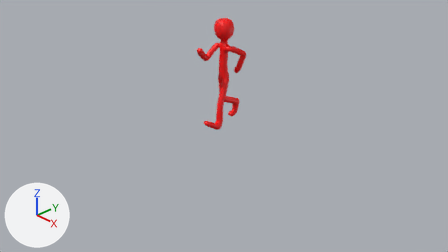
A saved change to the Blender file art/blender/stickman.blend.
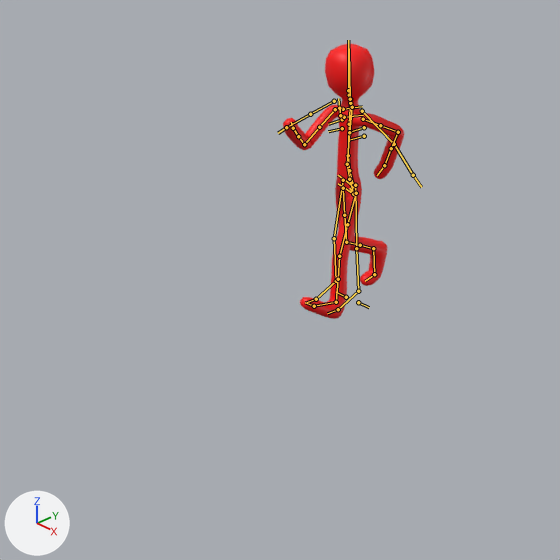
Each version is shown from the file's camera 'Camera', then close up on the part from 18% to 69% of the width and 0% to 90% of the height. Lighting does not change. The marker at lower left points along +X, +Y and +Z. Both versions are drawn at frame 1 of the action 'Walk'; the numbers are the values there. The bones that bend it are drawn over the model as lines in the close-ups.

The first close-up shows 'Skin'.
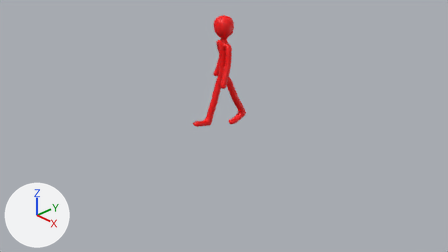
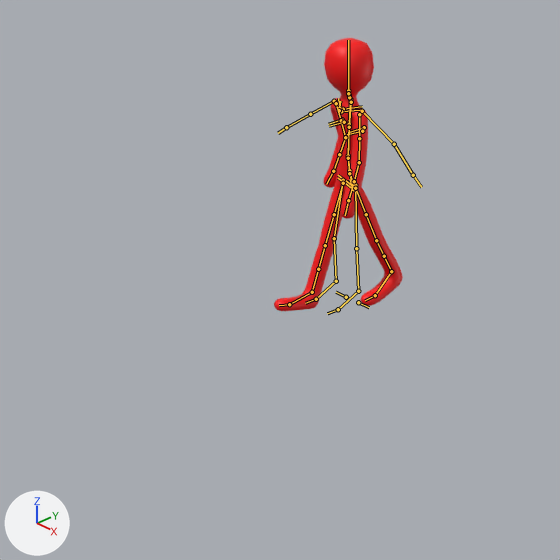
Changed parts and their boxes (x1, y1, x2, y2) in the close-ups (560 x 560 px):
'Skin', posed (7% wider)
    before: (283, 44, 404, 319)
    after: (274, 38, 403, 311)

What changed in the scene script:
```text
Change bone_torso:
    where bone_torso = bpy.data.objects['rig'].pose.bones['torso']  # child of 'MCH-torso.parent'
    bone_torso.location: (0.0, 0.0, -0.059) -> (0.0, 0.0, -0.02)
    bone_torso.rotation_quaternion: (1.0, 0.026, 0.0, 0.0) -> (1.0, 0.0, 0.0, 0.0)  # degrees (3, 0, 0) -> degrees (0, 0, 0)
Change bone_thigh_ik_l:
    where bone_thigh_ik_l = bpy.data.objects['rig'].pose.bones['thigh_ik.L']  # child of 'MCH-thigh_ik_swing.L'
    bone_thigh_ik_l.rotation_euler: (0.0, 0.628, 0.0) -> (0.0, 0.0, 0.0)  # degrees (0, 36, 0) -> degrees (0, 0, 0)
Change bone_thigh_ik_r:
    where bone_thigh_ik_r = bpy.data.objects['rig'].pose.bones['thigh_ik.R']  # child of 'MCH-thigh_ik_swing.R'
    bone_thigh_ik_r.rotation_euler: (0.0, -0.733, 0.0) -> (0.0, 0.0, 0.0)  # degrees (0, -42, 0) -> degrees (0, 0, 0)
Change bone_spine_fk_002:
    where bone_spine_fk_002 = bpy.data.objects['rig'].pose.bones['spine_fk.002']  # child of 'MCH-spine.002'
    bone_spine_fk_002.rotation_quaternion: (0.999, -0.051, 0.0, 0.0) -> (1.0, 0.0, 0.0, 0.0)  # degrees (-6, 0, 0) -> degrees (0, 0, 0)
Change bone_spine_fk_003:
    where bone_spine_fk_003 = bpy.data.objects['rig'].pose.bones['spine_fk.003']  # child of 'MCH-spine.003'
    bone_spine_fk_003.rotation_quaternion: (1.0, 0.0, 0.0, 0.0) -> (0.997, 0.0, -0.072, -0.006)  # degrees (0, 0, 0) -> degrees (0, -8, -1)
Change bone_head:
    where bone_head = bpy.data.objects['rig'].pose.bones['head']  # child of 'MCH-ROT-head'
    bone_head.rotation_quaternion: (1.0, -0.013, 0.0, 0.0) -> (1.0, 0.0, 0.0, 0.0)  # degrees (-1, 0, 0) -> degrees (0, 0, 0)
Change bone_upper_arm_fk_l:
    where bone_upper_arm_fk_l = bpy.data.objects['rig'].pose.bones['upper_arm_fk.L']  # child of 'MCH-upper_arm_parent.L'
    bone_upper_arm_fk_l.rotation_quaternion: (0.789, -0.36, 0.311, -0.389) -> (0.912, 0.163, -0.033, -0.376)  # degrees (-56, 12, -59) -> degrees (19, 4, -44)
Change bone_forearm_fk_l:
    where bone_forearm_fk_l = bpy.data.objects['rig'].pose.bones['forearm_fk.L']  # child of 'upper_arm_fk.L'
    bone_forearm_fk_l.rotation_quaternion: (0.842, 0.53, 0.01, -0.098) -> (0.999, 0.038, -0.006, 0.007)  # degrees (64, 7, -9) -> degrees (4, -1, 1)
Change bone_hand_fk_l:
    where bone_hand_fk_l = bpy.data.objects['rig'].pose.bones['hand_fk.L']  # child of 'MCH-hand_fk.L'
    bone_hand_fk_l.rotation_quaternion: (0.99, 0.021, -0.036, -0.135) -> (1.0, 0.0, 0.0, 0.0)  # degrees (3, -4, -16) -> degrees (0, 0, 0)
Change bone_upper_arm_fk_r:
    where bone_upper_arm_fk_r = bpy.data.objects['rig'].pose.bones['upper_arm_fk.R']  # child of 'MCH-upper_arm_parent.R'
    bone_upper_arm_fk_r.rotation_quaternion: (0.798, 0.447, 0.204, 0.349) -> (0.909, -0.066, -0.126, 0.393)  # degrees (59, 1, 48) -> degrees (-13, -10, 48)
Change bone_forearm_fk_r:
    where bone_forearm_fk_r = bpy.data.objects['rig'].pose.bones['forearm_fk.R']  # child of 'upper_arm_fk.R'
    bone_forearm_fk_r.rotation_quaternion: (0.769, 0.596, -0.226, -0.054) -> (0.973, 0.223, 0.039, -0.04)  # degrees (79, -16, -22) -> degrees (26, 5, -3)
Change bone_hand_fk_r:
    where bone_hand_fk_r = bpy.data.objects['rig'].pose.bones['hand_fk.R']  # child of 'MCH-hand_fk.R'
    bone_hand_fk_r.rotation_quaternion: (0.993, 0.102, -0.047, 0.041) -> (0.992, 0.119, 0.018, -0.02)  # degrees (12, -6, 4) -> degrees (14, 2, -2)
Change bone_foot_ik_l:
    where bone_foot_ik_l = bpy.data.objects['rig'].pose.bones['foot_ik.L']  # child of 'MCH-foot_ik.parent.L'
    bone_foot_ik_l.location: (0.0, -0.221, -0.015) -> (0.0, 0.337, 0.047)
    bone_foot_ik_l.rotation_quaternion: (0.959, -0.283, 0.0, 0.0) -> (0.987, 0.161, 0.0, 0.0)  # degrees (-33, 0, 0) -> degrees (18, 0, 0)
Change bone_toe_ik_l:
    where bone_toe_ik_l = bpy.data.objects['rig'].pose.bones['toe_ik.L']  # child of 'MCH-toe_ik_parent.L'
    bone_toe_ik_l.rotation_quaternion: (1.0, 0.0, 0.0, 0.0) -> (0.993, 0.121, 0.0, 0.0)  # degrees (0, 0, 0) -> degrees (14, 0, 0)
Change bone_foot_ik_r:
    where bone_foot_ik_r = bpy.data.objects['rig'].pose.bones['foot_ik.R']  # child of 'MCH-foot_ik.parent.R'
    bone_foot_ik_r.location: (0.0, 0.384, 0.143) -> (0.0, -0.258, -0.052)
    bone_foot_ik_r.rotation_quaternion: (0.816, 0.578, 0.0, 0.0) -> (0.992, -0.124, 0.0, 0.0)  # degrees (71, 0, 0) -> degrees (-14, 0, 0)
Change bone_toe_ik_r:
    where bone_toe_ik_r = bpy.data.objects['rig'].pose.bones['toe_ik.R']  # child of 'MCH-toe_ik_parent.R'
    bone_toe_ik_r.rotation_quaternion: (0.876, 0.483, 0.0, 0.0) -> (1.0, 0.0, 0.0, 0.0)  # degrees (58, 0, 0) -> degrees (0, 0, 0)
```
